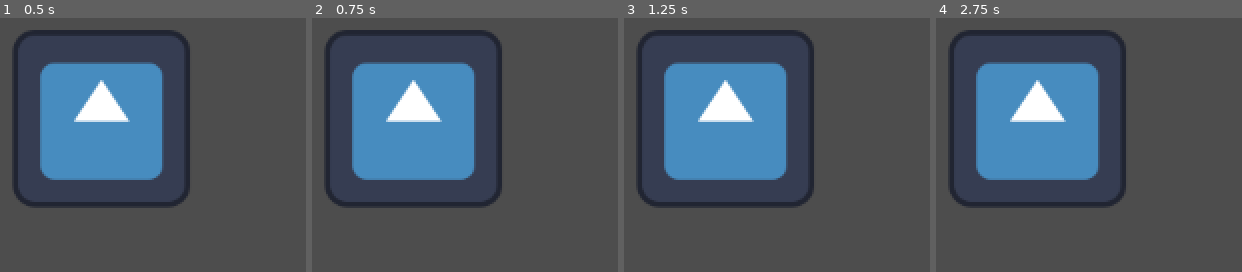
Above: before the commit, frames 1-4 (left to right).
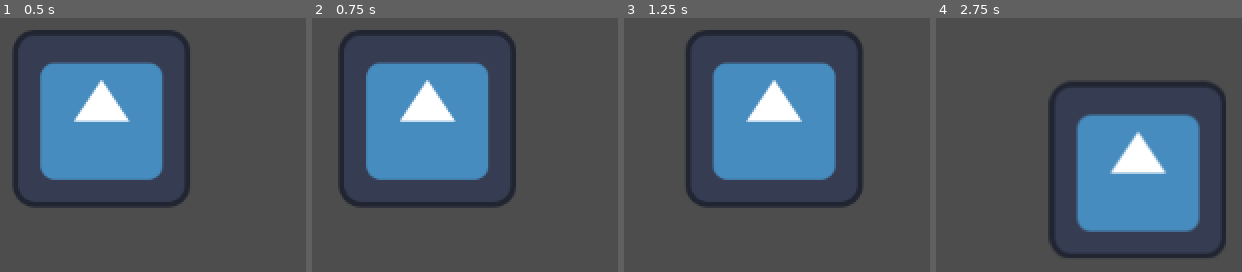
Above: after the commit, the same moments.

Repository: FokoHetman/OffSec
Game: Godot game, scene res://scenes/player.tscn
The game is run twice, just before and just after one commit, with the same random seed, the same clock (stepped at 60 frames per second) and the same inputs. The engine's default icon, where the game draws it, is replaced by a stand-in: a white triangle on a blue panel in a dark square.
Inputs:
- Up to frame 1 (0.5 s): no input
- Up to frame 2 (0.75 s): tap Enter at 0.5 s; hold Right (ui_right) from 0.53 s (still down)
- Up to frame 3 (1.25 s): keep holding Right (ui_right)
- Up to frame 4 (2.75 s): release Right (ui_right) at 1.28 s; hold Down (ui_down) 1.28-2.03 s; hold Right (ui_right) from 2.03 s (still down)

Frame 1 is identical in both runs. In frame 2, 11% of the frame differs, in the area x 3-67%, y 4-75%; in frame 3, 23%; in frame 4, 42%, in the area x 3-95%, y 4-95%.

Commit message:
attach script

Diff:
--- a/scenes/player.tscn
+++ b/scenes/player.tscn
@@ -1,12 +1,14 @@
-[gd_scene load_steps=3 format=3 uid="uid://klp4aakeb6lk"]
+[gd_scene load_steps=4 format=3 uid="uid://klp4aakeb6lk"]
 
 [ext_resource type="Texture2D" uid="uid://bxph2m73fe0wt" path="res://art/pixelArts/icon.svg" id="1_68sgw"]
+[ext_resource type="Script" path="res://scripts/player.gd" id="1_vcbpn"]
 
 [sub_resource type="RectangleShape2D" id="RectangleShape2D_cyidf"]
 size = Vector2(129, 129)
 
 [node name="player" type="CharacterBody2D"]
 position = Vector2(446, 249)
+script = ExtResource("1_vcbpn")
 
 [node name="CollisionShape2D" type="CollisionShape2D" parent="."]
 position = Vector2(66.5, 65.5)
--- a/scripts/player.gd
+++ b/scripts/player.gd
@@ -23,10 +23,10 @@
 		velocity.y = 0
 	elif Input.is_action_pressed("ui_up"):
 		velocity.x = 0
-		velocity.y = speed
+		velocity.y = -speed
 	elif Input.is_action_pressed("ui_down"):
 		velocity.x = 0
-		velocity.y = -speed
+		velocity.y = speed
 	else:
 		velocity.x = 0
 		velocity.y = 0
